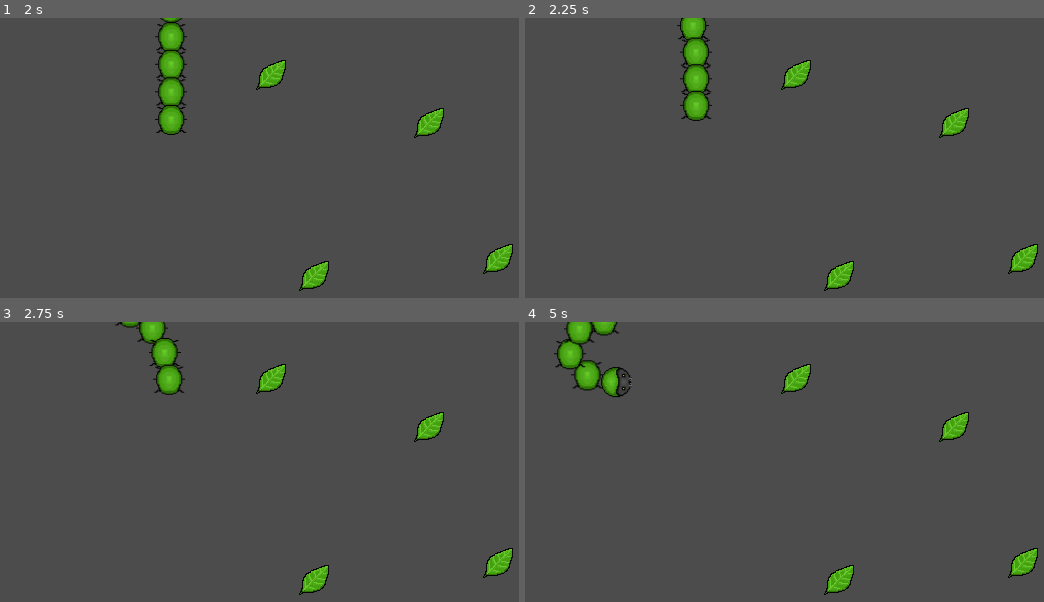
Above: before the commit, frames 1-4 (two rows, left to right).
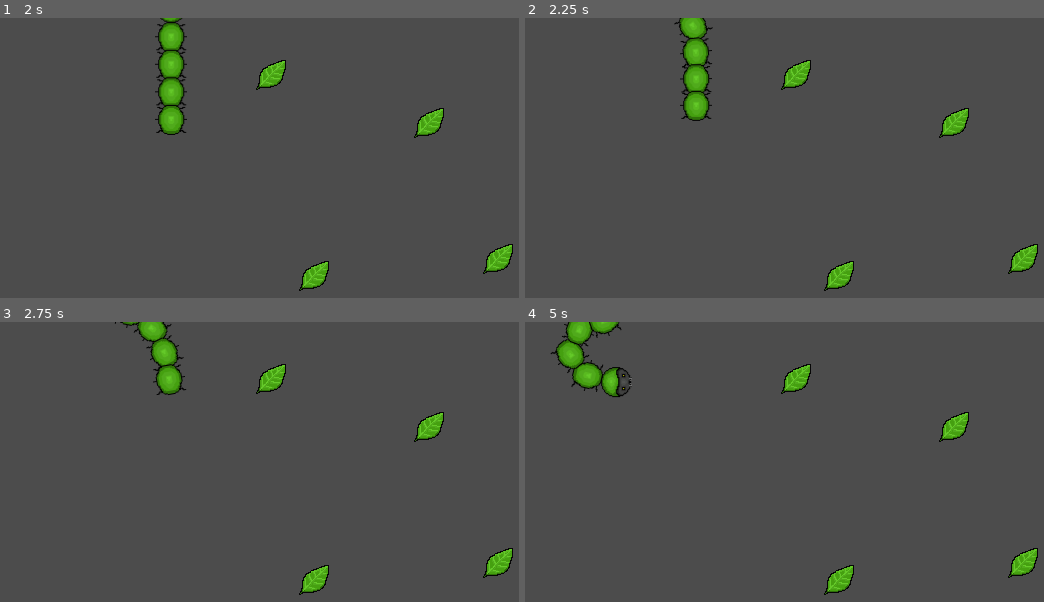
Above: after the commit, the same moments.

Repository: thatnick/grow-grow
Game: Godot game, scene res://scenes/Main.tscn
Same seed, same stepped clock (60 frames per second), same inputs: the game is played once before the commit and once after it.
Inputs:
- Up to frame 1 (2 s): tap Enter at 0.5 s; hold Up (ui_up) from 0.53 s (still down)
- Up to frame 2 (2.25 s): release Up (ui_up) at 2.03 s; hold Left (ui_left) from 2.03 s (still down)
- Up to frame 3 (2.75 s): keep holding Left (ui_left)
- Up to frame 4 (5 s): release Left (ui_left) at 3.53 s; hold Down (ui_down) 3.53-4.28 s; hold Right (ui_right) from 4.28 s (still down)

Frame 1 is identical in both runs. In frame 2, 0.2% of the frame differs, in the area x 28-37%, y 0-18%; in frame 3, 0.5%; in frame 4, 0.6%, in the area x 5-19%, y 0-25%.

Commit message:
Make tails rotate to follow direction of travel

Diff:
--- a/scenes/Tail.tscn
+++ b/scenes/Tail.tscn
@@ -13,4 +13,5 @@
 shape = SubResource( 1 )
 
 [node name="Sprite" type="Sprite" parent="."]
+rotation = 1.5708
 texture = ExtResource( 2 )
--- a/scripts/Tail.gd
+++ b/scripts/Tail.gd
@@ -21,5 +21,6 @@
 	#if my distance from parent is greater than GAP: change velocity to move me towards parent
 	if pos.distance_to(parent_pos) > GAP:
 		velocity = direction
+		set_rotation(direction.angle())
 
 	velocity = move_and_slide(velocity * SPEED)
